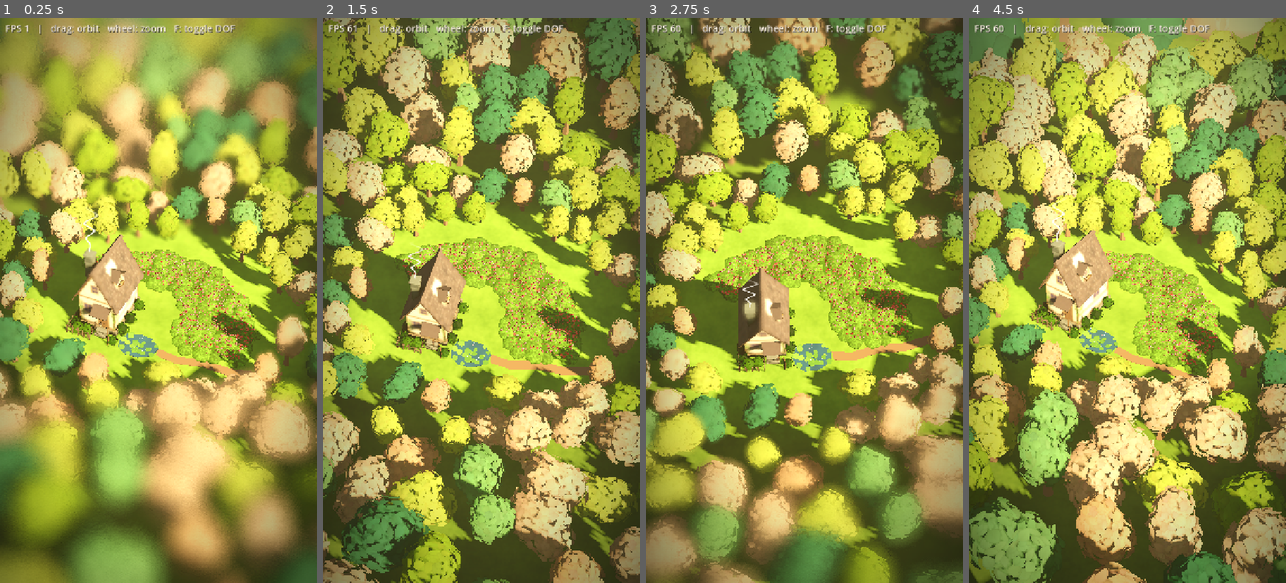
Above: before the commit, frames 1-4 (left to right).
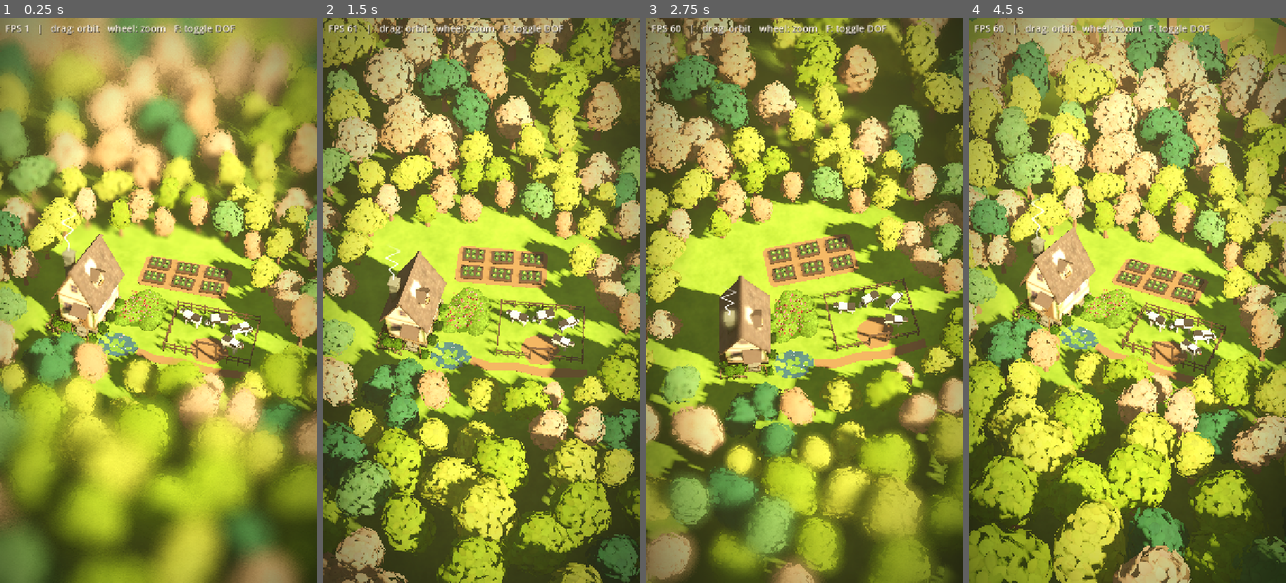
Above: after the commit, the same moments.

Repository: evaqqwww/Island
Game: Godot game, scene res://main.tscn
The game is run twice, just before and just after one commit, with the same random seed, the same clock (stepped at 60 frames per second) and the same inputs.
Inputs (mouse positions are in pixels of both pictures, inside the frame that each line leads up to):
- Up to frame 1 (0.25 s): no input
- Up to frame 2 (1.5 s): tap Enter at 0.5 s; move the mouse to (551, 272) at 0.52 s; tap F at 0.6 s; click (551, 272) at 0.67 s; drag from (418, 328) to (465, 413) at 1.27 s
- Up to frame 3 (2.75 s): move the mouse to (836, 176) at 2.02 s; tap F at 2.1 s; click (836, 176) at 2.17 s
- Up to frame 4 (4.5 s): drag from (1111, 413) to (1032, 215) at 2.77 s; move the mouse to (1222, 385) at 3.52 s; tap F at 3.6 s; click (1222, 385) at 3.67 s; drag from (1032, 215) to (1079, 159) at 4.27 s

The runs differ from the first frame. In frame 1, 83% of the frame differs, in the area x 0-100%, y 0-100%; in frame 2, 78%; in frame 3, 78%; in frame 4, 82%.

Commit message:
花田缩成木屋旁的小花圃，新增农田（木框菜畦种卷心菜）和围栏牧场（四头奶牛）
Co-Authored-By: Claude Opus 5.5 <noreply@anthropic.com>

Diff:
--- a/main.tscn
+++ b/main.tscn
@@ -13,6 +13,8 @@
 [ext_resource type="PackedScene" path="res://assets/trees/trees.glb" id="16_trees"]
 [ext_resource type="Shader" path="res://shaders/ground.gdshader" id="17_ground"]
 [ext_resource type="Texture2D" path="res://assets/textures/lawn.png" id="18_lawn"]
+[ext_resource type="Script" path="res://scripts/props.gd" id="19_props"]
+[ext_resource type="PackedScene" path="res://assets/farm/farm.glb" id="20_farm"]
 
 [sub_resource type="ProceduralSkyMaterial" id="ProceduralSkyMaterial_sky"]
 sky_top_color = Color(0.55, 0.66, 0.78, 1)
@@ -55,8 +57,8 @@
 shader_parameter/lawn = ExtResource("18_lawn")
 shader_parameter/tint = Color(0.78, 0.84, 0.74, 1)
 shader_parameter/tile_size = 4.0
-shader_parameter/clearing_center = Vector2(4, -1.7)
-shader_parameter/clearing_radii = Vector2(10.5, 8)
+shader_parameter/clearing_center = Vector2(4.5, -1.7)
+shader_parameter/clearing_radii = Vector2(11, 8.4)
 shader_parameter/forest_shade = 0.68
 
 [sub_resource type="ShaderMaterial" id="ShaderMaterial_bed_ground"]
@@ -65,8 +67,8 @@
 shader_parameter/lawn = ExtResource("18_lawn")
 shader_parameter/tint = Color(0.32, 0.46, 0.19, 1)
 shader_parameter/tile_size = 3.0
-shader_parameter/clearing_center = Vector2(4, -1.7)
-shader_parameter/clearing_radii = Vector2(10.5, 8)
+shader_parameter/clearing_center = Vector2(4.5, -1.7)
+shader_parameter/clearing_radii = Vector2(11, 8.4)
 shader_parameter/forest_shade = 0.68
 
 [sub_resource type="StandardMaterial3D" id="StandardMaterial3D_path"]
@@ -212,9 +214,23 @@
 [node name="FlowerBed" type="CSGPolygon3D" parent="Regions"]
 position = Vector3(0, 0.02, 0)
 rotation_degrees = Vector3(-90, 0, 0)
-polygon = PackedVector2Array(-2.5, 3.2, -3.5, 5, -1, 6.8, 3, 7.5, 7, 6.5, 10, 4, 11.5, 0.5, 11, -2.6, 8.5, -2.7, 6.5, -2.2, 5.2, -1, 5.5, 1.5, 4.2, 3.4, 1.5, 4)
+polygon = PackedVector2Array(2.5, -0.5, 3.6, -0.8, 4.8, -0.4, 5.4, 0.4, 5.3, 1.7, 4.6, 2.7, 3.5, 3, 2.6, 2.4, 2.4, 1)
 depth = 0.08
 material = SubResource("ShaderMaterial_bed_ground")
+
+[node name="FarmYard" type="CSGPolygon3D" parent="Regions"]
+position = Vector3(0, 0.022, 0)
+rotation_degrees = Vector3(-90, 0, 0)
+polygon = PackedVector2Array(2.9, 3.9, 9.7, 3.9, 10, 4.2, 10, 7.2, 9.7, 7.5, 2.9, 7.5, 2.6, 7.2, 2.6, 4.2)
+depth = 0.08
+material = SubResource("StandardMaterial3D_path")
+
+[node name="PastureMud" type="CSGPolygon3D" parent="Regions"]
+position = Vector3(0, 0.022, 0)
+rotation_degrees = Vector3(-90, 0, 0)
+polygon = PackedVector2Array(8.8, -2.4, 9.2, -2.9, 10.5, -2.9, 10.9, -2.4, 11.4, -1.6, 10.9, -0.6, 9.8, -0.3, 8.7, -0.8, 8.4, -1.7)
+depth = 0.08
+material = SubResource("StandardMaterial3D_path")
 
 [node name="Path" type="CSGPolygon3D" parent="Regions"]
 position = Vector3(0, 0.025, 0)
@@ -226,7 +242,7 @@
 [node name="Clearing" type="CSGPolygon3D" parent="Regions"]
 visible = false
 rotation_degrees = Vector3(-90, 0, 0)
-polygon = PackedVector2Array(15.27, 1.70, 15.05, 0.37, 14.38, -0.87, 13.47, -1.98, 12.47, -2.99, 11.39, -3.93, 10.16, -4.76, 8.74, -5.38, 7.17, -5.73, 5.56, -5.82, 4.00, -5.77, 2.46, -5.71, 0.85, -5.68, -0.87, -5.58, -2.61, -5.23, -4.16, -4.51, -5.26, -3.43, -5.82, -2.11, -5.93, -0.76, -5.83, 0.51, -5.73, 1.70, -5.69, 2.87, -5.59, 4.07, -5.24, 5.29, -4.52, 6.42, -3.46, 7.39, -2.19, 8.19, -0.80, 8.88, 0.68, 9.49, 2.28, 9.98, 4.00, 10.23, 5.74, 10.09, 7.34, 9.54, 8.67, 8.68, 9.73, 7.71, 10.69, 6.80, 11.73, 5.98, 12.89, 5.15, 14.04, 4.19, 14.91, 3.02)
+polygon = PackedVector2Array(5.59, -5.82, 7.11, -5.73, 8.67, -5.40, 10.01, -4.83, 12.92, -4.70, 14.64, -3.89, 15.27, -2.61, 15.30, 1.82, 14.95, 2.88, 14.43, 3.67, 12.91, 5.13, 12.20, 6.41, 12.20, 7.32, 11.39, 9.04, 10.11, 9.67, 7.13, 9.70, 5.83, 10.06, 4.08, 10.22, 2.34, 9.99, 0.71, 9.50, -0.78, 8.89, -2.16, 8.21, -3.40, 7.43, -4.45, 6.49, -5.18, 5.38, -5.57, 4.14, -5.69, 2.89, -5.73, 1.74, -5.83, 0.51, -5.93, -0.70, -5.83, -1.99, -5.32, -3.29, -4.25, -4.42, -2.69, -5.19, -0.92, -5.57, 0.83, -5.68, 2.44, -5.71, 4.00, -5.77)
 depth = 0.05
 
 [node name="ForestArea" type="CSGPolygon3D" parent="Regions"]
@@ -242,7 +258,7 @@
 material_override = ExtResource("13_bed")
 script = ExtResource("2_scatter")
 mesh = SubResource("SphereMesh_shrub")
-count = 140
+count = 18
 include_areas = Array[NodePath]([NodePath("../../Regions/FlowerBed")])
 scale_range = Vector2(0.55, 0.85)
 height_range = Vector2(0.45, 0.6)
@@ -253,7 +269,7 @@
 material_override = SubResource("ShaderMaterial_bloom")
 script = ExtResource("2_scatter")
 mesh = SubResource("SphereMesh_bloom")
-count = 1200
+count = 150
 include_areas = Array[NodePath]([NodePath("../../Regions/FlowerBed")])
 scale_range = Vector2(0.8, 1.3)
 y_offset_range = Vector2(0.3, 0.48)
@@ -279,6 +295,32 @@
 include_areas = Array[NodePath]([NodePath("../../Regions/Pond")])
 y_offset_range = Vector2(0.08, 0.08)
 random_seed = 8
+
+[node name="Farm" type="Node3D" parent="."]
+
+[node name="Plots" type="MultiMeshInstance3D" parent="Farm"]
+script = ExtResource("19_props")
+source = ExtResource("20_farm")
+mesh_name = "FarmPlot"
+placements = PackedVector4Array(3.9, -4.85, 1, 1, 6.3, -4.85, -2, 1, 8.7, -4.85, 1.5, 1, 3.9, -6.55, -1, 1, 6.3, -6.55, 2, 1, 8.7, -6.55, -1.5, 1)
+
+[node name="PastureFence" type="MultiMeshInstance3D" parent="Farm"]
+script = ExtResource("19_props")
+source = ExtResource("20_farm")
+mesh_name = "PastureFence"
+placements = PackedVector4Array(9.85, 0.25, 0, 1)
+
+[node name="CowsStanding" type="MultiMeshInstance3D" parent="Farm"]
+script = ExtResource("19_props")
+source = ExtResource("20_farm")
+mesh_name = "Cow_Stand"
+placements = PackedVector4Array(8.1, -0.6, 75, 0.9, 11.4, 1.2, 250, 0.9)
+
+[node name="CowsGrazing" type="MultiMeshInstance3D" parent="Farm"]
+script = ExtResource("19_props")
+source = ExtResource("20_farm")
+mesh_name = "Cow_Graze"
+placements = PackedVector4Array(10.1, -1, 110, 0.9, 11.8, -0.4, 300, 0.9)
 
 [node name="Forest" type="Node3D" parent="."]
 script = ExtResource("3_forest")
@@ -301,7 +343,7 @@
 near = 0.1
 far = 300.0
 script = ExtResource("8_camera")
-target = Vector3(3.5, 0.5, -1.7)
+target = Vector3(5, 0.5, -2)
 distance = 59.0
 yaw_deg = 15.0
 pitch_deg = 45.0
--- /dev/null
+++ b/materials/farm_props.tres
@@ -0,0 +1,5 @@
+[gd_resource type="StandardMaterial3D" format=3]
+
+[resource]
+vertex_color_use_as_albedo = true
+roughness = 0.9
--- /dev/null
+++ b/scripts/props.gd
@@ -0,0 +1,43 @@
+@tool
+extends MultiMeshInstance3D
+
+## 按固定位置摆放同一个网格的多个实例（菜畦、奶牛、围栏等），整组是一个 MultiMesh（一次绘制调用）。
+## 网格取自 source 场景（Blender 导出的 glb）里名为 mesh_name 的 MeshInstance3D。
+## placements 每项是 (x, z, 朝向角度, 缩放)，坐标相对本节点。
+## 改了参数后点检查器里的「重新生成」。实例数据在运行时生成，不写进场景文件。
+
+@export var source: PackedScene
+@export var mesh_name := ""
+@export var placements := PackedVector4Array()
+@export_tool_button("重新生成") var rebuild_action := _rebuild
+
+
+func _ready() -> void:
+	_rebuild()
+
+
+func _validate_property(property: Dictionary) -> void:
+	if property.name == "multimesh":
+		property.usage &= ~PROPERTY_USAGE_STORAGE
+
+
+func _rebuild() -> void:
+	if source == null:
+		return
+	var scene := source.instantiate()
+	var mi := scene.find_child(mesh_name, true, false) as MeshInstance3D
+	var mesh: Mesh = mi.mesh if mi else null
+	scene.free()
+	if mesh == null:
+		push_warning("%s：%s 里没有网格 %s" % [name, source.resource_path, mesh_name])
+		return
+
+	var mm := MultiMesh.new()
+	mm.transform_format = MultiMesh.TRANSFORM_3D
+	mm.mesh = mesh
+	mm.instance_count = placements.size()
+	for i in placements.size():
+		var p := placements[i]
+		var b := Basis(Vector3.UP, deg_to_rad(p.z)).scaled(Vector3.ONE * p.w)
+		mm.set_instance_transform(i, Transform3D(b, Vector3(p.x, 0.0, p.y)))
+	multimesh = mm
Binary file added: assets/farm/farm.glb
Not shown, added: assets/farm/farm.glb.import
Not shown, added: scripts/props.gd.uid
Not shown, added: blender/build_farm.py
Not shown, added: blender/farm.blend
Not shown, changed: docs/index.html
Not shown, changed: docs/index.pck
